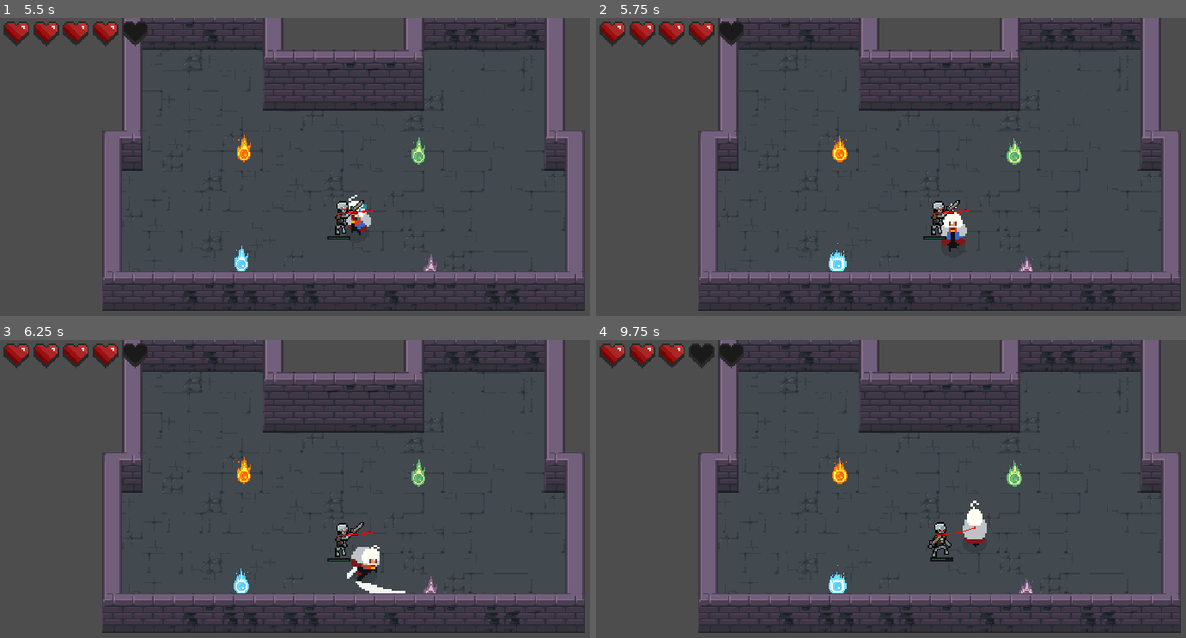
Above: before the commit, frames 1-4 (two rows, left to right).
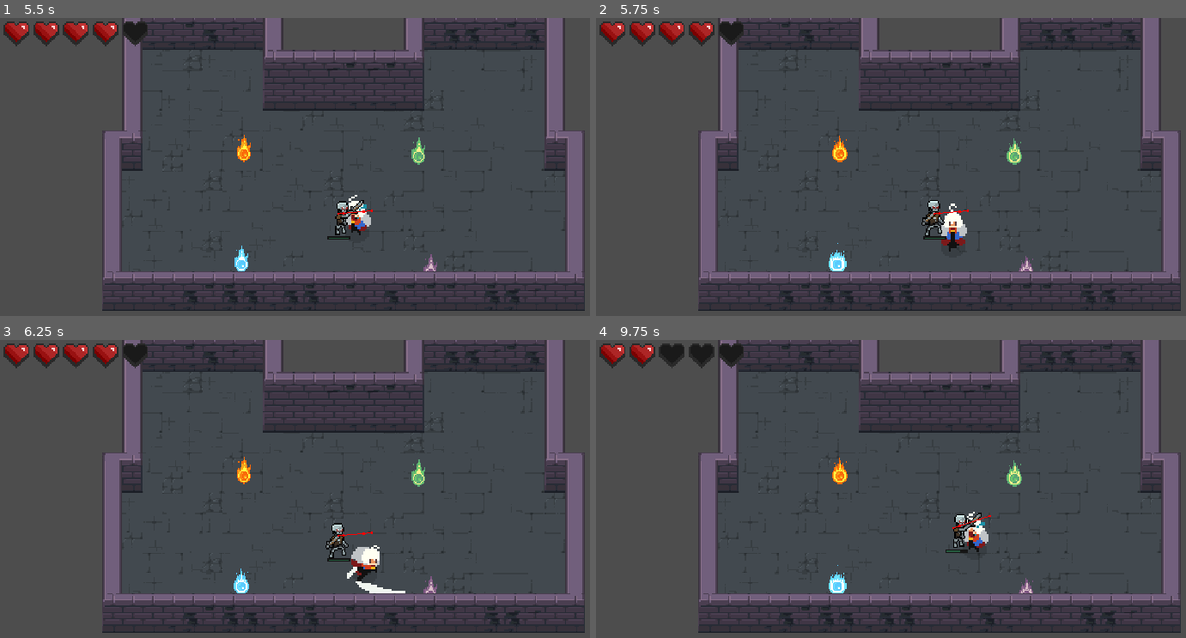
Above: after the commit, the same moments.

Repository: GuusOomen/Arcane-Dungeons-Trials-of-the-Elements
Game: Godot game, scene res://main.tscn
Same seed, same stepped clock (60 frames per second), same inputs: the game is played once before the commit and once after it.
Inputs (mouse positions are in pixels of both pictures, inside the frame that each line leads up to):
- Up to frame 1 (5.5 s): move the mouse to (495, 190) at 0.52 s; hold D (right) 0.53-1.28 s; tap Space (attack) at 0.6, 1.35, 2.3, 3.05, 3.8, 4.55, 5.3 s; move the mouse to (206, 229) at 1.27 s; hold S (down) 1.28-2.03 s; move the mouse to (413, 125) at 2.02 s; hold D (right) 2.03-2.78 s; click (413, 125) at 2.1 s; move the mouse to (306, 289) at 2.77 s; hold W (up) 2.78-3.53 s; tap Ctrl (dash) at 2.85 s; move the mouse to (548, 268) at 3.52 s; hold A (left) 3.53-5.03 s; tap Shift (roll) at 3.6 s; move the mouse to (135, 152) at 4.27 s; tap Mouse wheel down (scroll_down) at 4.35 s; move the mouse to (377, 211) at 5.02 s; hold S (down) from 5.03 s (still down); tap Mouse wheel up (scroll_up) at 5.1 s
- Up to frame 2 (5.75 s): keep holding S (down)
- Up to frame 3 (6.25 s): move the mouse to (241, 435) at 5.77 s; release S (down) at 5.78 s; hold D (right) from 5.78 s (still down); tap Space (attack) at 5.85 s
- Up to frame 4 (9.75 s): move the mouse to (1091, 512) at 6.52 s; release D (right) at 6.53 s; hold W (up) 6.53-7.28 s; tap Space (attack) at 6.6, 7.55, 8.3, 9.05 s; move the mouse to (802, 551) at 7.27 s; hold D (right) 7.28-8.03 s; click (802, 551) at 7.35 s; move the mouse to (1009, 447) at 8.02 s; hold S (down) 8.03-8.78 s; tap Ctrl (dash) at 8.1 s; move the mouse to (902, 611) at 8.77 s; hold A (left) 8.78-9.53 s; tap Shift (roll) at 8.85 s; move the mouse to (1144, 590) at 9.52 s; hold W (up) from 9.53 s (still down); tap Mouse wheel down (scroll_down) at 9.6 s

Frame 1 is identical in both runs. In frame 2, 0.3% of the frame differs, in the area x 55-62%, y 61-74%; in frame 3, 0.3%; in frame 4, 1.1%, in the area x 10-67%, y 1-75%.

Commit message:
finished animation bugs

Diff:
--- a/Skeleton.tscn
+++ b/Skeleton.tscn
@@ -1035,10 +1035,10 @@
 size = Vector2(16, 10)
 
 [sub_resource type="RectangleShape2D" id="RectangleShape2D_yy4wu"]
-size = Vector2(12, 30)
+size = Vector2(12, 26)
 
 [sub_resource type="RectangleShape2D" id="RectangleShape2D_awidb"]
-size = Vector2(12, 30)
+size = Vector2(12, 26.4)
 
 [sub_resource type="CapsuleShape2D" id="CapsuleShape2D_8u0b4"]
 radius = 6.0
@@ -1081,7 +1081,8 @@
 collision_layer = 0
 
 [node name="CollisionShape2D" type="CollisionShape2D" parent="Right-Detect"]
-position = Vector2(14, 2)
+position = Vector2(14, 2.2)
+scale = Vector2(1, 1)
 shape = SubResource("RectangleShape2D_yy4wu")
 
 [node name="Left-Detect" type="Area2D" parent="."]
@@ -1089,14 +1090,8 @@
 
 [node name="CollisionShape2D" type="CollisionShape2D" parent="Left-Detect"]
 position = Vector2(-14, 2)
+scale = Vector2(1, 1)
 shape = SubResource("RectangleShape2D_awidb")
-
-[node name="AttackTimer" type="Timer" parent="."]
-wait_time = 0.875
-
-[node name="NavigationTimer" type="Timer" parent="."]
-wait_time = 0.1
-autostart = true
 
 [node name="NavigationAgent2D" type="NavigationAgent2D" parent="."]
 debug_enabled = true
@@ -1124,6 +1119,22 @@
 position = Vector2(0, 0.5)
 shape = SubResource("CapsuleShape2D_x7kbo")
 
+[node name="Timers" type="Node2D" parent="."]
+
+[node name="AttackTimer" type="Timer" parent="Timers"]
+wait_time = 0.875
+
+[node name="NavigationTimer" type="Timer" parent="Timers"]
+wait_time = 0.1
+autostart = true
+
+[node name="AttackTimeout" type="Timer" parent="Timers"]
+wait_time = 1.5
+
+[node name="DmgTimer" type="Timer" parent="Timers"]
+wait_time = 0.4
+one_shot = true
+
 [connection signal="area_entered" from="Front-Detect" to="." method="_on_detect_area_entered" binds= ["Front"]]
 [connection signal="area_exited" from="Front-Detect" to="." method="_on_detect_area_exited" binds= ["Front"]]
 [connection signal="area_entered" from="Back-Detect" to="." method="_on_detect_area_entered" binds= ["Back"]]
@@ -1132,5 +1143,7 @@
 [connection signal="area_exited" from="Right-Detect" to="." method="_on_detect_area_exited" binds= ["Right"]]
 [connection signal="area_entered" from="Left-Detect" to="." method="_on_detect_area_entered" binds= ["Left"]]
 [connection signal="area_exited" from="Left-Detect" to="." method="_on_detect_area_exited" binds= ["Left"]]
-[connection signal="timeout" from="AttackTimer" to="." method="_on_attack_timer_timeout"]
-[connection signal="timeout" from="NavigationTimer" to="." method="_on_navigation_timer_timeout"]
+[connection signal="timeout" from="Timers/AttackTimer" to="." method="_on_attack_timer_timeout"]
+[connection signal="timeout" from="Timers/NavigationTimer" to="." method="_on_navigation_timer_timeout"]
+[connection signal="timeout" from="Timers/AttackTimeout" to="." method="_on_attack_timeout_timeout"]
+[connection signal="timeout" from="Timers/DmgTimer" to="." method="_on_dmg_timer_timeout"]
--- a/skeleton.gd
+++ b/skeleton.gd
@@ -4,14 +4,10 @@
 
 # Constants for various actions
 const SPEED = 100.0
-const ATTACK_DURATION = 1.5
-const ATTACK_RANGE_LONG = 100
 
 # Variables to track states
 var is_attacking = false
-var attack_timeout = 0.0
 var is_taking_dmg = false
-var dmg_timer = 0.0
 var current_direction = "Front"  # Track direction for animation ("Front", "Back", "Right", "Left")
 var attack_direction = null
 var player_loc = []
@@ -19,8 +15,10 @@
 
 @onready var animation_player = $AnimatedSprite2D
 @onready var nav_agent = $NavigationAgent2D
-@onready var attack_timer = $AttackTimer
-@onready var nav_timer = $NavigationTimer
+@onready var attack_timer = $Timers/AttackTimer
+@onready var attack_timeout = $Timers/AttackTimeout
+@onready var dmg_timer = $Timers/DmgTimer
+@onready var nav_timer = $Timers/NavigationTimer
 @onready var player = get_tree().get_first_node_in_group("Player")
 @onready var healthbar = $Healthbar
 
@@ -30,16 +28,9 @@
 func _physics_process(delta: float) -> void:
 	## Determine the character's facing direction based on input
 	if is_taking_dmg:
-		dmg_timer -= delta
-
-		if dmg_timer <= 0:
-			is_taking_dmg = false
+		return
 	elif is_attacking:
-		#velocity = input_vector * 0
-		attack_timeout -= delta
-
-		if attack_timeout <= 0:
-			is_attacking = false
+		return
 	else:
 		if !player_loc.is_empty():
 			perform_attack()
@@ -70,8 +61,9 @@
 
 func perform_attack() -> void:
 	# Set the attack animation based on the direction and range type
+	play_animation(player_loc[0] + "-Idle")
 	play_animation(player_loc[0] + "-Attack")
-	attack_timeout = ATTACK_DURATION
+	attack_timeout.start()
 	is_attacking = true
 	attack_timer.start()
 	attack_direction = player_loc[0]
@@ -83,7 +75,10 @@
 
 func take_damage():
 	is_taking_dmg = true
-	dmg_timer = 0.4
+	attack_timer.stop()
+	attack_timeout.emit_signal("timeout")
+	is_attacking = false
+	dmg_timer.start()
 	if health > 1:
 		health -= 1
 		play_animation(current_direction + "-Hurt")
@@ -121,3 +116,11 @@
 	if player == null:
 		return
 	nav_agent.target_position = player.global_position
+
+
+func _on_dmg_timer_timeout() -> void:
+	is_taking_dmg = false
+
+
+func _on_attack_timeout_timeout() -> void:
+	is_attacking = false
Not shown: 1 places in Skeleton.tscn that only renumber resources
